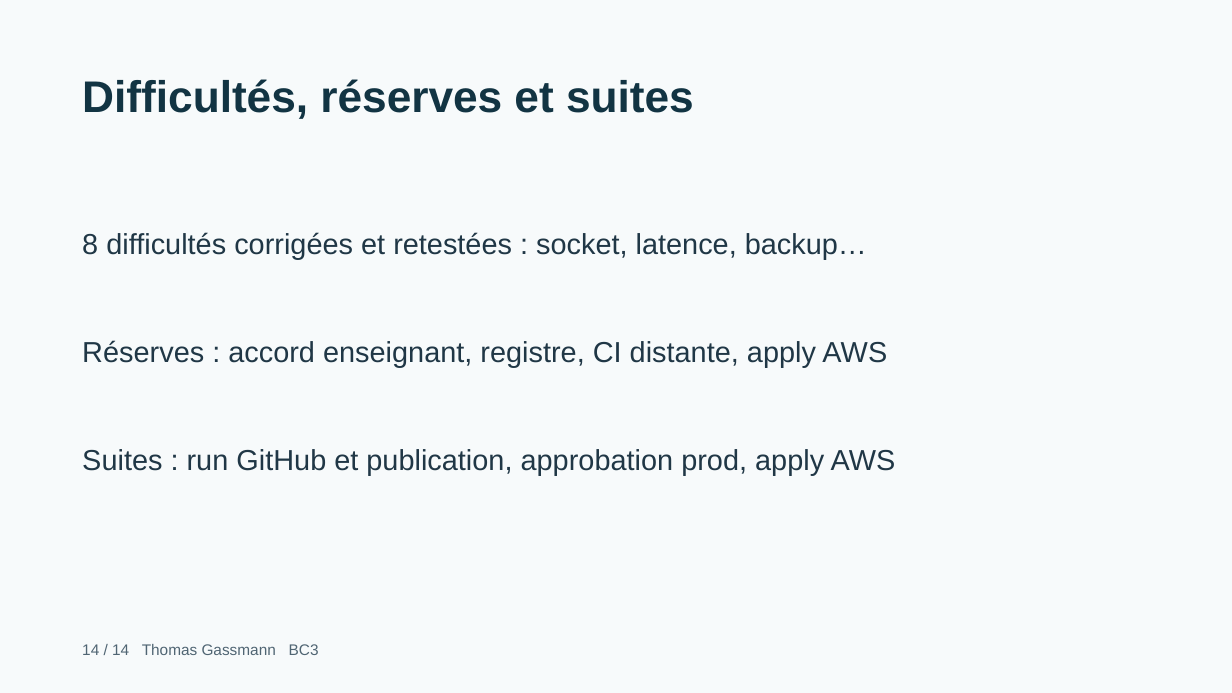
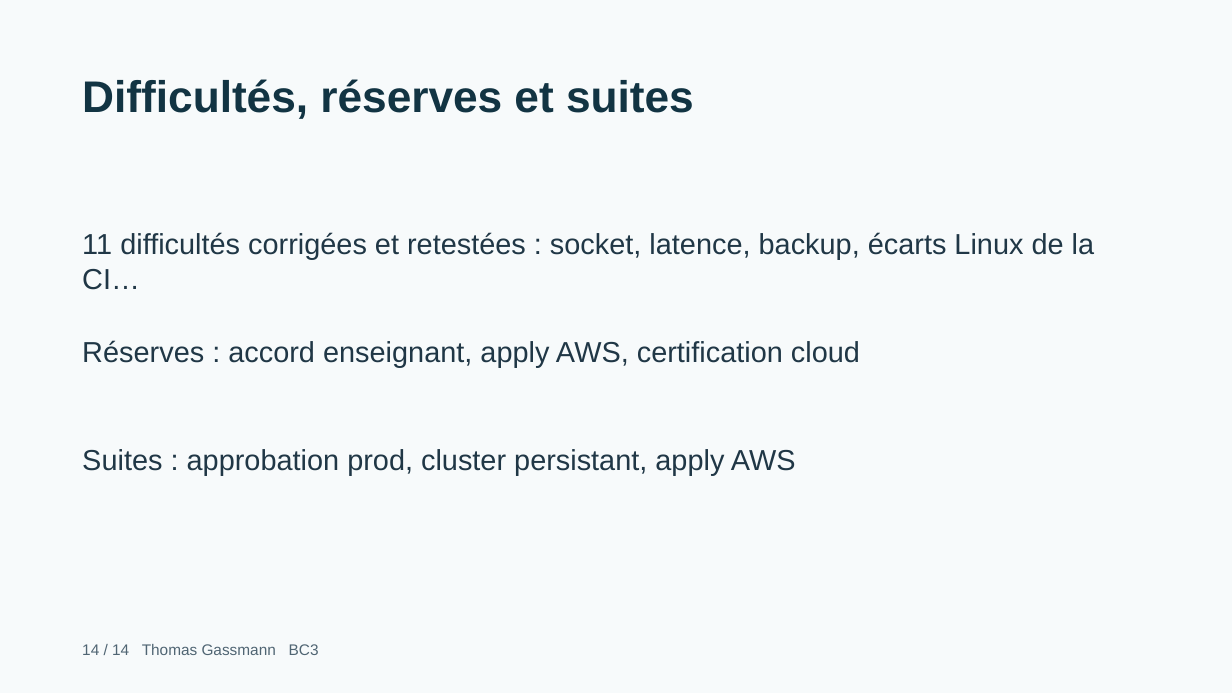
Before and after one commit to Thomasgsn/BC3-Cloud, a slide deck: slide 14 of output/presentations/soutenance-bc3-thomas-gassmann.pptx. Drawn at 1232x693 pixels with LibreOffice and Linux fonts; fonts in the diff are those of the drawing. Boxes give left, top, right and bottom in pixels: in the first picture for what was removed or moved away, otherwise in the second. Text is boxed around its words. In the diff, an @@ line names an element or a change of style, - is before the commit and + after.

Commit message:
docs(bc3): CI verte sur GitHub et campagne 1.3.0 dans le rapport
Rapport, README, dictionnaire, PDF et support citent le run vert 45270784327, les images publiées sur GHCR, les écarts Linux corrigés et la campagne de charge 1.3.0.

```diff
--- a/output/presentations/soutenance-bc3-thomas-gassmann.pptx
+++ b/output/presentations/soutenance-bc3-thomas-gassmann.pptx
@@ text at bbox=[82, 232, 1094, 290]: text changed @@
-8 difficultés corrigées et retestées : socket, latence, backup…
+11 difficultés corrigées et retestées : socket, latence, backup, écarts Linux de la CI…
@@ text at bbox=[82, 340, 860, 367]: text changed @@
-Réserves : accord enseignant, registre, CI distante, apply AWS
+Réserves : accord enseignant, apply AWS, certification cloud
@@ text at bbox=[82, 449, 796, 475]: text changed @@
-Suites : run GitHub et publication, approbation prod, apply AWS
+Suites : approbation prod, cluster persistant, apply AWS
```
Also in this commit, not shown: 2 other slides changed, 10 other files.
